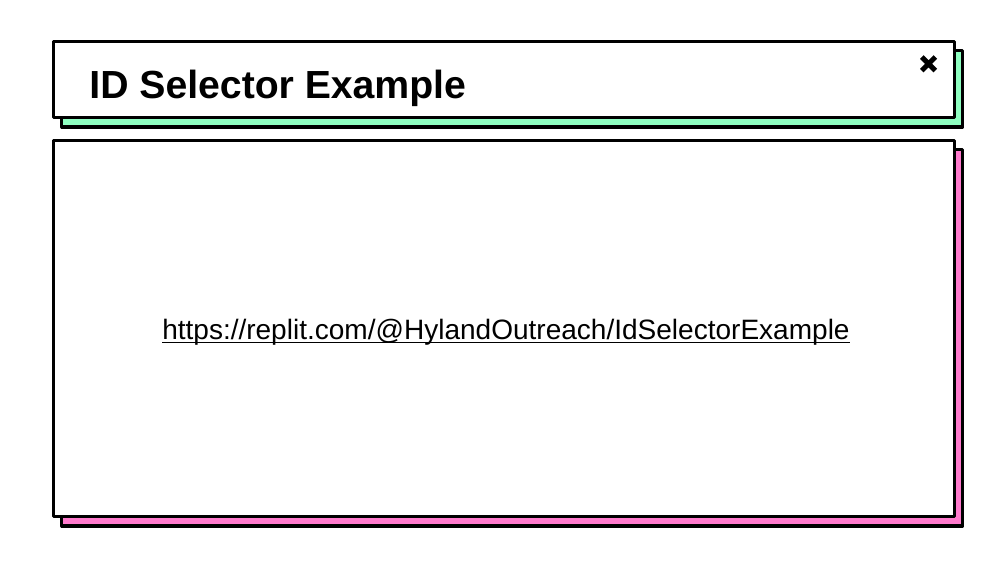
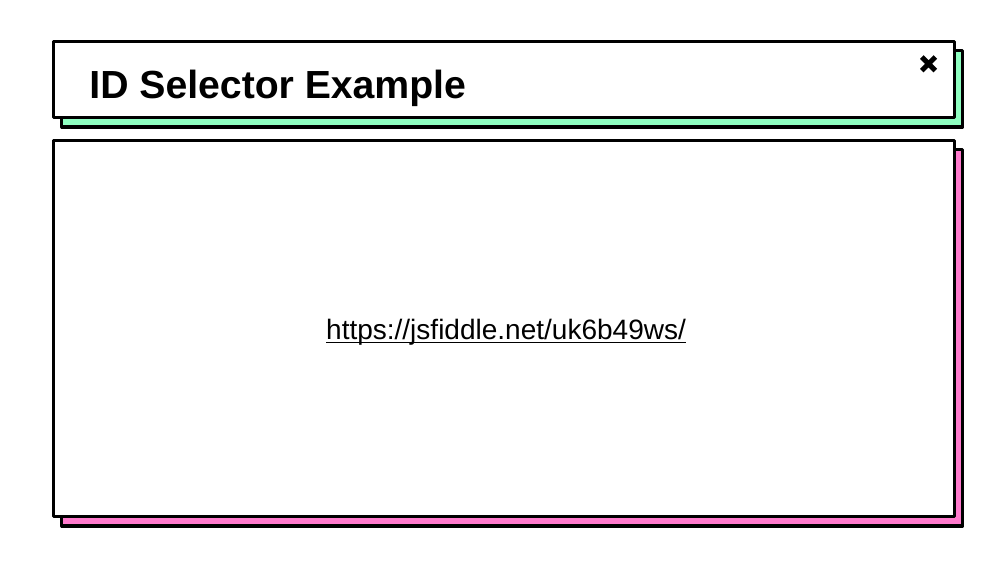
Before and after one commit to hytechclub/web-101, a slide deck: slide 9 of Week07/MoreSelectors.pptx. Drawn at 1008x567 pixels with LibreOffice and Linux fonts; fonts in the diff are those of the drawing; background and template pictures are left out. Boxes give left, top, right and bottom in pixels: in the first picture for what was removed or moved away, otherwise in the second. Text is boxed around its words. In the diff, an @@ line names an element or a change of style, - is before the commit and + after.

Commit message:
powerpoints use jsfiddle instead of others

```diff
--- a/Week07/MoreSelectors.pptx
+++ b/Week07/MoreSelectors.pptx
@@ text at bbox=[326, 318, 686, 344]: text changed @@
-https://replit.com/@HylandOutreach/IdSelectorExample
+https://jsfiddle.net/uk6b49ws/
```
Also in this commit, not shown: 2 other slides changed, 6 other files.
